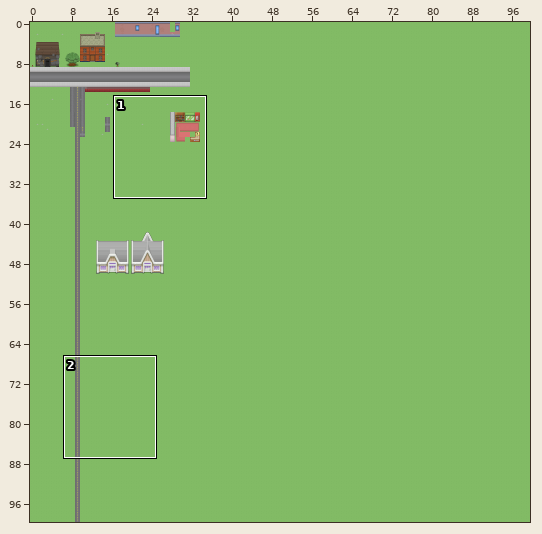
A Tiled map (JSON) gets an edit: src/assets/tilemaps/city.json. Above, an overview of the earlier version with the close-up marked.
Close-up. As it was:
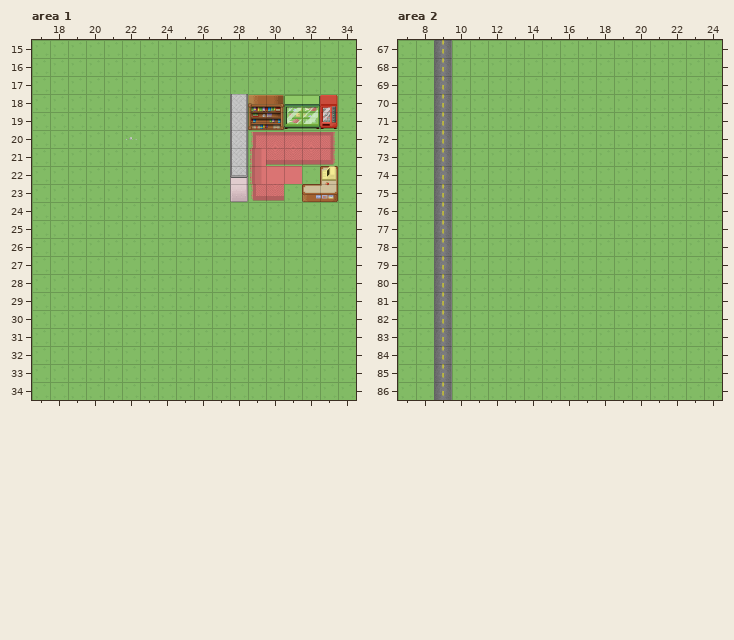
Cells are 32x32 px. Shown: area 1 x 17..34, y 15..34; area 2 x 7..24, y 67..86. The commit also changed other parts of the map, which this record leaves out.
Now the later version:
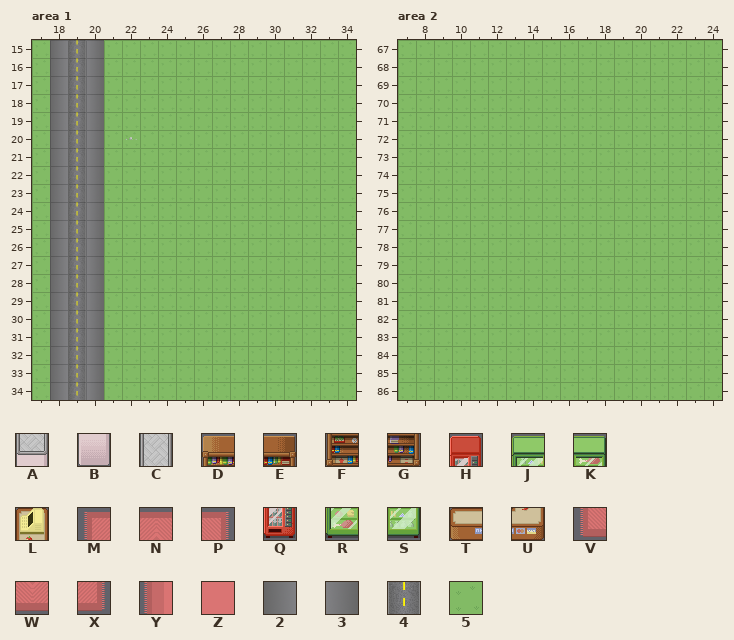
Key: from "City": A 40, B 80, C 90, D 127, E 128, F 167, G 168, H 200, J 201, K 202, L 206, M 210, N 211, P 212, Q 240, R 241, S 242, T 245, U 246, V 250, W 251, X 252, Y 362, Z 363, 2 488, 3 489, 4 721, 5 800.
_ is an empty cell.
What changed:
Layer "Buildings", area 1:
The author put tile 2 in rows 15 to 34 at x 18.
The author put tile 3 in rows 15 to 34 at x 20.
The author put tile 4 in rows 15 to 34 at x 19.
Tile A becomes tile 5 in row 22 at x 28.
Tile B becomes tile 5 in row 23 at x 28.
Tile C becomes tile 5 in rows 18 to 21 at x 28.
Tile D becomes tile 5 in row 18 at x 29.
Tile E becomes tile 5 in row 18 at x 30.
Tile F becomes tile 5 in row 19 at x 29.
Tile G becomes tile 5 in row 19 at x 30.
Tile H becomes tile 5 in row 18 at x 33.
Tile J becomes tile 5 in row 18 at x 31.
Tile K becomes tile 5 in row 18 at x 32.
Tile L becomes tile 5 in row 22 at x 33.
Tile M becomes tile 5 in row 20 at x 29.
Tile N becomes tile 5 in row 20 at x 30 to 32.
Tile P becomes tile 5 in row 20 at x 33.
Tile Q becomes tile 5 in row 19 at x 33.
Tile R becomes tile 5 in row 19 at x 31.
Tile S becomes tile 5 in row 19 at x 32.
Tile T becomes tile 5 in row 23 at x 32.
Tile U becomes tile 5 in row 23 at x 33.
Tile V becomes tile 5 in row 23 at x 29.
Tile W becomes tile 5 in row 21 at x 30 to 32; in row 23 at x 30.
Tile X becomes tile 5 in row 21 at x 33.
Tile Y becomes tile 5 in rows 21 to 22 at x 29.
Tile Z becomes tile 5 in row 22 at x 30 to 31.
Layer "Buildings", area 2:
The author put tile 5 in rows 67 to 86 at x 9.
Pixel boxes of the changes (left, top, right, bottom) in both close-ups:
added: (50, 40, 104, 400)
changed: (230, 94, 338, 202)
added: (434, 40, 452, 400)
